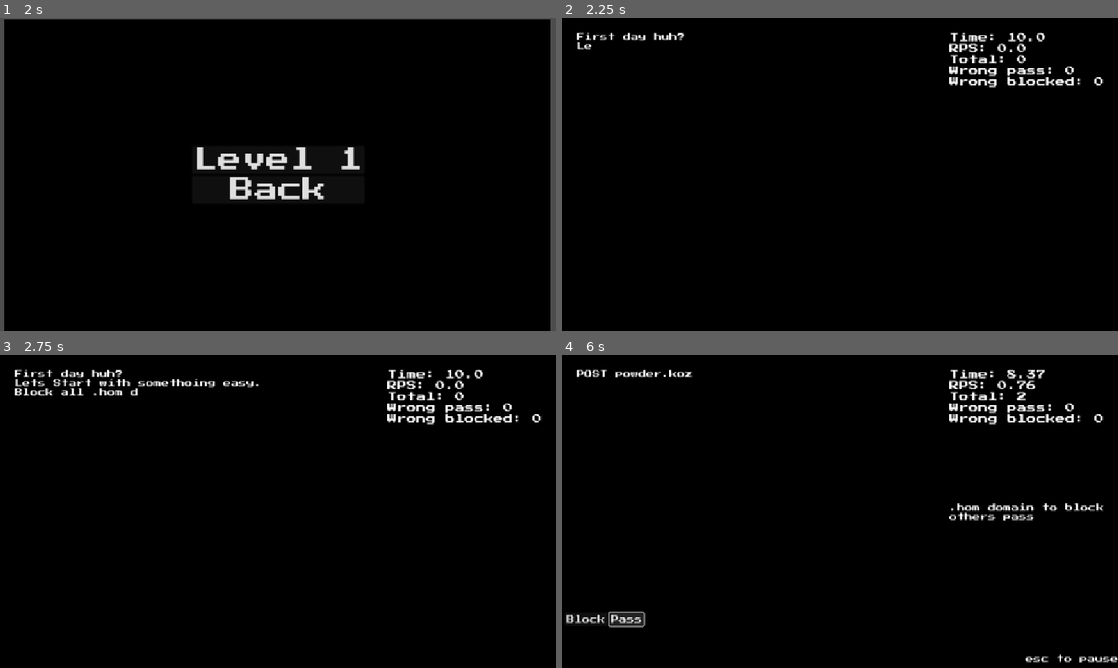
Above: before the commit, frames 1-4 (two rows, left to right).
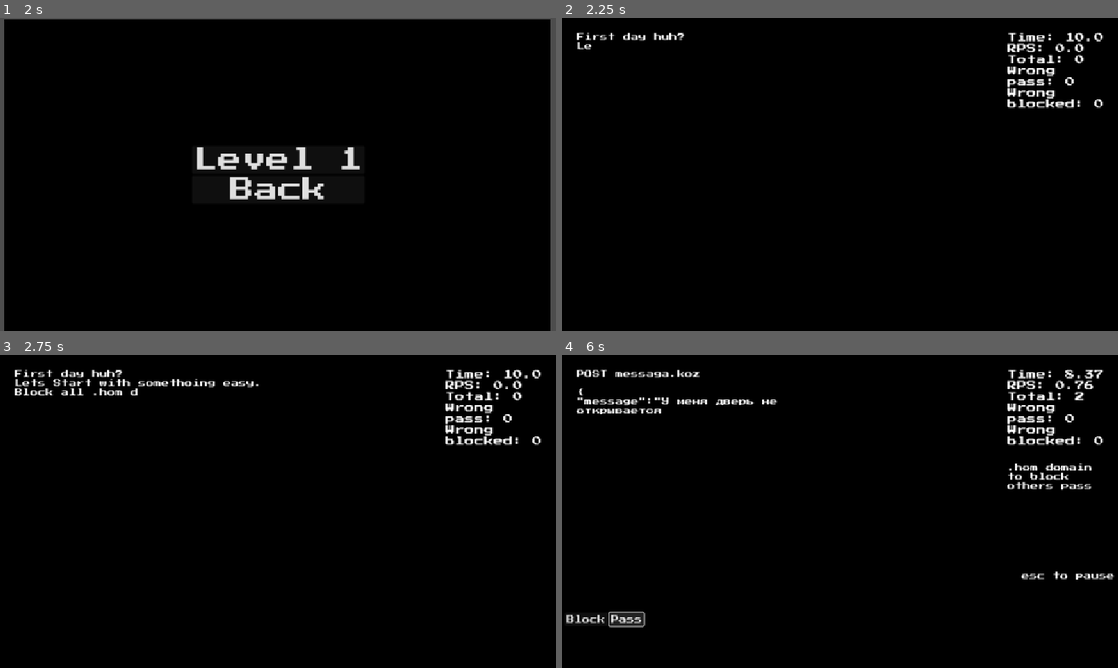
Above: after the commit, the same moments.

Repository: qzmacaos/traffic-filter
Game: Godot game, scene res://scenes/ui/Story.tscn
Same seed, same stepped clock (60 frames per second), same inputs: the game is played once before the commit and once after it.
Inputs:
- Up to frame 1 (2 s): tap Enter (Begin) at 0.5 s; hold Enter (Begin) 0.53-1.25 s; click "Play" at 1.25 s
- Up to frame 2 (2.25 s): click "Level 1" at 2 s
- Up to frame 3 (2.75 s): no input
- Up to frame 4 (6 s): tap Left (Block) at 2.85 s; hold Right (Pass) 3.53-4.28 s; tap Space at 4.25 s; tap Enter (Begin) at 4.35 s; click "Block" at 5 s; click "Pass" at 5.75 s

Frame 1 is identical in both runs. In frame 2, 2.0% of the frame differs, in the area x 69-98%, y 4-29%; in frame 3, 2.0%; in frame 4, 4.4%, in the area x 2-100%, y 4-99%.

Commit message:
core loop ready

Diff:
--- /dev/null
+++ b/lib/Meta.gd
@@ -0,0 +1,4 @@
+extends Node
+
+
+var level: String = ""
--- a/project.godot
+++ b/project.godot
@@ -14,6 +14,10 @@
 run/main_scene="uid://soh55kvdrfht"
 config/features=PackedStringArray("4.4", "Mobile")
 config/icon="res://icon.svg"
+
+[autoload]
+
+Meta="*res://lib/Meta.gd"
 
 [display]
 
--- a/scenes/levels/level1/level_1.gd
+++ b/scenes/levels/Level.gd
@@ -9,7 +9,7 @@
 @onready var _pass_btn = $Buttons/HBoxContainer/Pass
 @onready var _block_btn = $Buttons/HBoxContainer/Block
 @onready var _to_levels_btn = $Buttons/HBoxContainer/ToLevels
-@onready var _to_again_btn = $Buttons/HBoxContainer/Again
+@onready var _restart_btn = $Buttons/HBoxContainer/Restart
 
 var game_began = false
 var timer = 10
@@ -51,6 +51,8 @@
 	var tween = get_tree().create_tween()
 	tween.tween_property(_display, 'visible_ratio', 1, 2)
 
+
+
 func end():
 	_pass_btn.hide()
 	_block_btn.hide()
@@ -89,9 +91,14 @@
 
 	var tween = get_tree().create_tween()
 	tween.tween_property(_display, 'visible_ratio', 1, 2)
+	_to_levels_btn.show()
 
-	_to_levels_btn.show()
-	_to_again_btn.show()
+	await get_tree().create_timer(2.0).timeout
+	var news = "\n".join(conditions["end"]["news"]["fail"])
+	if grade > 6:
+		news = "\n".join(conditions["end"]["news"]["success"])
+
+	_display.text = end_text+"\n\nNEWS\n\n"+news
 
 func _process(delta: float) -> void:
 	if timer>0 and game_began:
@@ -103,11 +110,11 @@
 	_pass_btn.hide()
 	_block_btn.hide()
 	_to_levels_btn.hide()
-	_to_again_btn.hide()
+	_restart_btn.hide()
 
-	var file = FileAccess.open("res://scenes/levels/level1/conditions.json", FileAccess.READ)
+	var file = FileAccess.open(Meta.level, FileAccess.READ)
 	if file == null:
-		push_error("Cannot open file: res://scenes/levels/level1/conditions.json")
+		push_error("Cannot open file: "+Meta.level)
 	conditions = JSON.parse_string(file.get_as_text())
 	file.close()
 
@@ -163,13 +170,15 @@
 			game_began = false
 			_pass_btn.hide()
 			_block_btn.hide()
+			_restart_btn.show()
 			_game_status.text  = "Game paused\nPress Enter to resume"
 		else:
 			game_began = true
 			_block_btn.show()
 			_pass_btn.show()
+			_restart_btn.hide()
 			_game_status.text  = "esc to pause"
 
 
-func _on_again_pressed() -> void:
-	get_tree().reload_current_scene() # Replace with function body.
+func _on_restart_pressed() -> void:
+	get_tree().reload_current_scene()
--- a/scenes/levels/level1/Level1.tscn
+++ b/scenes/levels/Level.tscn
@@ -1,7 +1,7 @@
 [gd_scene load_steps=3 format=3 uid="uid://d3ahg7tgwomq4"]
 
-[ext_resource type="Script" uid="uid://12takrgx8qd5" path="res://scenes/levels/level1/level_1.gd" id="1_jr0af"]
-[ext_resource type="FontFile" uid="uid://cqu680hkordic" path="res://resources/PressStart2P-Regular.ttf" id="2_v7als"]
+[ext_resource type="Script" uid="uid://12takrgx8qd5" path="res://scenes/levels/Level.gd" id="1_k3rtj"]
+[ext_resource type="FontFile" uid="uid://cqu680hkordic" path="res://resources/PressStart2P-Regular.ttf" id="2_p0fye"]
 
 [node name="Level1" type="Control"]
 layout_mode = 3
@@ -10,15 +10,17 @@
 anchor_bottom = 1.0
 grow_horizontal = 2
 grow_vertical = 2
-script = ExtResource("1_jr0af")
+script = ExtResource("1_k3rtj")
 
 [node name="Background" type="ColorRect" parent="."]
+layout_mode = 0
 offset_right = 40.0
 offset_bottom = 40.0
 scale = Vector2(28.8, 16.2)
 color = Color(0, 0, 0, 1)
 
 [node name="DisplayContainter" type="MarginContainer" parent="."]
+custom_minimum_size = Vector2(600, 400)
 layout_mode = 1
 offset_right = 61.0
 offset_bottom = 76.0
@@ -28,8 +30,10 @@
 theme_override_constants/margin_bottom = 30
 
 [node name="Display" type="Label" parent="DisplayContainter"]
+custom_minimum_size = Vector2(600, 600)
 layout_mode = 2
-theme_override_fonts/font = ExtResource("2_v7als")
+theme_override_fonts/font = ExtResource("2_p0fye")
+autowrap_mode = 3
 
 [node name="StatsContainer" type="MarginContainer" parent="."]
 layout_mode = 1
@@ -45,10 +49,12 @@
 theme_override_constants/margin_bottom = 30
 
 [node name="Stats" type="Label" parent="StatsContainer"]
+custom_minimum_size = Vector2(200, 200)
 layout_mode = 2
 size_flags_horizontal = 0
-theme_override_fonts/font = ExtResource("2_v7als")
+theme_override_fonts/font = ExtResource("2_p0fye")
 theme_override_font_sizes/font_size = 20
+autowrap_mode = 3
 
 [node name="ConditionContainer" type="MarginContainer" parent="."]
 layout_mode = 1
@@ -68,9 +74,11 @@
 theme_override_constants/margin_bottom = 30
 
 [node name="Conditions" type="Label" parent="ConditionContainer"]
+custom_minimum_size = Vector2(200, 200)
 layout_mode = 2
 size_flags_horizontal = 0
-theme_override_fonts/font = ExtResource("2_v7als")
+theme_override_fonts/font = ExtResource("2_p0fye")
+autowrap_mode = 3
 
 [node name="GameStatusContainer" type="MarginContainer" parent="."]
 layout_mode = 1
@@ -85,9 +93,11 @@
 grow_vertical = 0
 
 [node name="GameStatus" type="Label" parent="GameStatusContainer"]
+custom_minimum_size = Vector2(200, 200)
 layout_mode = 2
 size_flags_horizontal = 0
-theme_override_fonts/font = ExtResource("2_v7als")
+theme_override_fonts/font = ExtResource("2_p0fye")
+autowrap_mode = 1
 
 [node name="Buttons" type="MarginContainer" parent="."]
 layout_mode = 1
@@ -121,22 +131,22 @@
 layout_mode = 2
 size_flags_horizontal = 4
 size_flags_vertical = 4
-theme_override_fonts/font = ExtResource("2_v7als")
+theme_override_fonts/font = ExtResource("2_p0fye")
 text = "Pass"
 
 [node name="ToLevels" type="Button" parent="Buttons/HBoxContainer"]
 layout_mode = 2
-theme_override_fonts/font = ExtResource("2_v7als")
+theme_override_fonts/font = ExtResource("2_p0fye")
 text = "To levels"
 
-[node name="Again" type="Button" parent="Buttons/HBoxContainer"]
+[node name="Restart" type="Button" parent="Buttons/HBoxContainer"]
 layout_mode = 2
 size_flags_horizontal = 0
-theme_override_fonts/font = ExtResource("2_v7als")
-text = "Again"
+theme_override_fonts/font = ExtResource("2_p0fye")
+text = "Restart"
 
 [connection signal="ready" from="." to="." method="_on_ready"]
 [connection signal="pressed" from="Buttons/HBoxContainer/Block" to="." method="_on_block_pressed"]
 [connection signal="pressed" from="Buttons/HBoxContainer/Pass" to="." method="_on_pass_pressed"]
 [connection signal="pressed" from="Buttons/HBoxContainer/ToLevels" to="." method="_on_to_levels_pressed"]
-[connection signal="pressed" from="Buttons/HBoxContainer/Again" to="." method="_on_again_pressed"]
+[connection signal="pressed" from="Buttons/HBoxContainer/Restart" to="." method="_on_restart_pressed"]
--- a/scenes/levels/level1/conditions.json
+++ b/scenes/levels/level1/conditions.json
@@ -16,16 +16,36 @@
 			"rps": 0.1,
 			"max_block_mistakes": 10,
 			"max_pass_mistakes": 0
+		},
+		"news":{
+			"success":[
+				"The smart home system has trapped many residents in their homes.",
+				"At least they're observing quarantine, one official commented."
+			],
+			"fail":[
+				"Network delays are being experienced worldwide.",
+				"WTF denies any involvement."
+			]
 		}
 	},
 	"passable":{
 		"headers": [
-			"POST explorer.koz",
-			"POST powder.koz"
+			"POST messaga.koz",
+			"POST explore.koz",
+			"POST twee.lum",
 		],
 		"bodys": [
-			"{}",
-			"{\"result\":\"ok\"
+			"{
+				\"message\":\"У меня дверь не открывается\"
+			}",
+			"{
+				\"message\":\"Две большие пиццы и пиво\"
+			}",
+			"{
+				\"message\":\"sorry my home locked me in i cant go on date with you\"
+			}",
+			"{
+				\"result\":\"ok\"
 			}"
 		]
 	},
--- a/scenes/ui/Levels.gd
+++ b/scenes/ui/Levels.gd
@@ -6,4 +6,5 @@
 
 
 func _on_level_1_pressed() -> void:
-	get_tree().change_scene_to_file("res://scenes/levels/level1/Level1.tscn")
+	Meta.level = "res://scenes/levels/level1/conditions.json"
+	get_tree().change_scene_to_file("res://scenes/levels/Level.tscn")
Not shown, added: lib/Meta.gd.uid
Renamed: scenes/levels/level1/level_1.gd.uid -> scenes/levels/Level.gd.uid
Not shown: 1 places in scenes/levels/Level.tscn that only renumber resources
